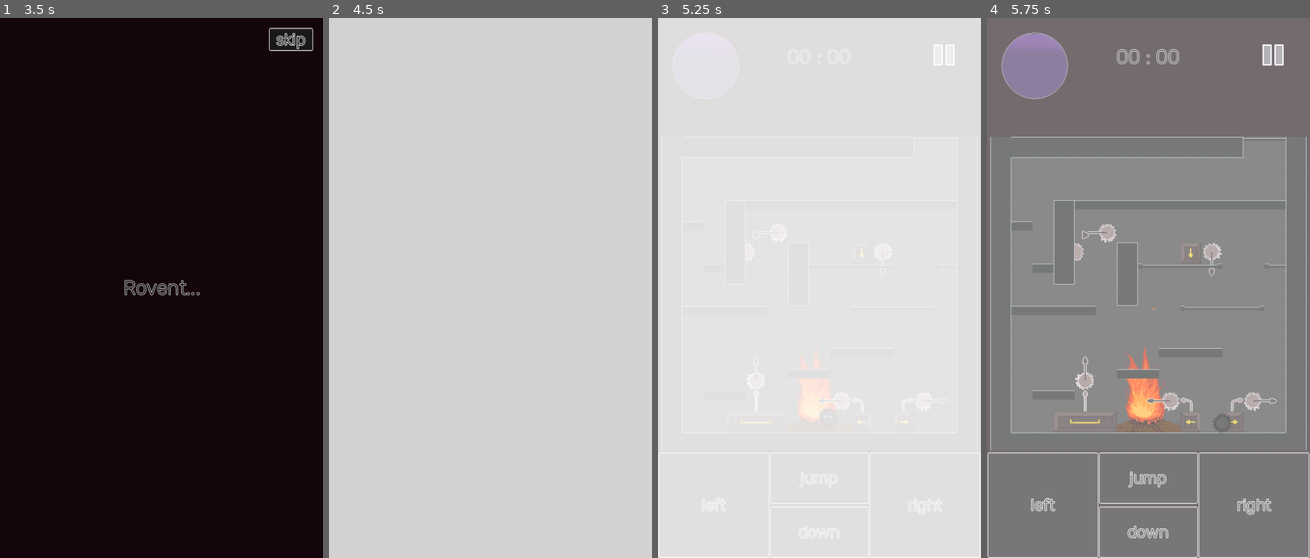
Above: before the commit, frames 1-4 (left to right).
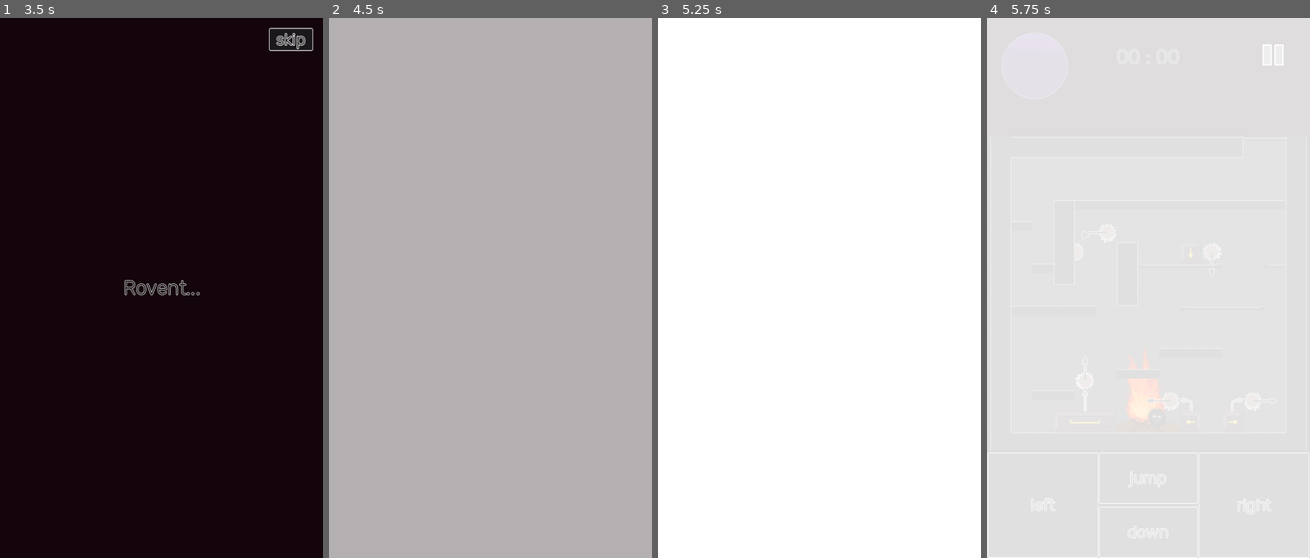
Above: after the commit, the same moments.

Repository: Arctia/42-GameJam
Game: Godot game, scene res://src/UI/title_screen.tscn
The game is run twice, just before and just after one commit, with the same random seed, the same clock (stepped at 60 frames per second) and the same inputs. Sound files missing from this copy of the repository are replaced by a short silence.
Inputs:
- Up to frame 1 (3.5 s): click "PLAY" at 0.5 s; click "PLAY" at 1.25 s; click "HARD" at 2 s; click "SOOT" at 2.75 s
- Up to frame 2 (4.5 s): click "skip" at 3.5 s; click "skip" at 4.25 s
- Up to frame 3 (5.25 s): hold Right (move_right) from 5.03 s (still down); hold Space (jump) from 5.03 s (still down)
- Up to frame 4 (5.75 s): keep holding Right (move_right); keep holding Space (jump)

Frame 1 is identical in both runs. In frame 2, 100% of the frame differs, in the area x 0-100%, y 0-100%; in frame 3, 96%; in frame 4, 100%.

Commit message:
add different sounds

Diff:
--- a/src/UI/game_screen.tscn
+++ b/src/UI/game_screen.tscn
@@ -14,8 +14,8 @@
 [ext_resource type="Texture2D" uid="uid://dbmtvgv474vfq" path="res://assets/ember.png" id="8_f4mpb"]
 [ext_resource type="AudioStream" uid="uid://c16xbob7alcxk" path="res://Music/Death.mp3" id="8_ie1cu"]
 [ext_resource type="AudioStream" uid="uid://ccrl6qp1pi7bs" path="res://Music/Fire.mp3" id="9_lhfu7"]
-[ext_resource type="AudioStream" uid="uid://cp7ljwi2ecwbv" path="res://Music/jump.mp3" id="10_phgi5"]
-[ext_resource type="AudioStream" uid="uid://clc75kma44rr0" path="res://Music/Spine.mp3" id="11_52opm"]
+[ext_resource type="AudioStream" uid="uid://4vbdioniftte" path="res://sounds/sfx/jump.wav" id="13_vr5ji"]
+[ext_resource type="AudioStream" uid="uid://dhqcecgpou4oe" path="res://sounds/sfx/hurt.wav" id="14_8mjyg"]
 
 [sub_resource type="Animation" id="Animation_fw3uj"]
 length = 0.001
@@ -554,10 +554,11 @@
 autoplay = true
 
 [node name="jump" type="AudioStreamPlayer" parent="Node"]
-stream = ExtResource("10_phgi5")
+stream = ExtResource("13_vr5ji")
 
 [node name="spine" type="AudioStreamPlayer" parent="Node"]
-stream = ExtResource("11_52opm")
+stream = ExtResource("14_8mjyg")
+volume_db = -4.654
 
 [node name="DialogueControl" parent="." instance=ExtResource("5_e182c")]
 process_mode = 3
--- a/src/UI/prologue.tscn
+++ b/src/UI/prologue.tscn
@@ -1,8 +1,9 @@
-[gd_scene load_steps=7 format=3 uid="uid://ch4k1a78wknv8"]
+[gd_scene load_steps=8 format=3 uid="uid://ch4k1a78wknv8"]
 
 [ext_resource type="Theme" uid="uid://csi604a0328au" path="res://src/theme.tres" id="1_gdg6s"]
 [ext_resource type="Script" path="res://src/UI/prologue.gd" id="2_upwte"]
 [ext_resource type="PackedScene" uid="uid://cxg4t871uddd" path="res://src/UI/dialogue_control.tscn" id="3_fba10"]
+[ext_resource type="AudioStream" uid="uid://dqpjm7rj2wto5" path="res://sounds/sfx/wind.wav" id="4_jo416"]
 
 [sub_resource type="Animation" id="Animation_bmg7n"]
 length = 0.001
@@ -30,10 +31,34 @@
 "update": 1,
 "values": [false]
 }
+tracks/2/type = "value"
+tracks/2/imported = false
+tracks/2/enabled = true
+tracks/2/path = NodePath("AudioStreamPlayer:playing")
+tracks/2/interp = 1
+tracks/2/loop_wrap = true
+tracks/2/keys = {
+"times": PackedFloat32Array(0),
+"transitions": PackedFloat32Array(1),
+"update": 1,
+"values": [false]
+}
+tracks/3/type = "value"
+tracks/3/imported = false
+tracks/3/enabled = true
+tracks/3/path = NodePath("AudioStreamPlayer:volume_db")
+tracks/3/interp = 1
+tracks/3/loop_wrap = true
+tracks/3/keys = {
+"times": PackedFloat32Array(0),
+"transitions": PackedFloat32Array(1),
+"update": 0,
+"values": [-14.054]
+}
 
 [sub_resource type="Animation" id="Animation_b1aw6"]
 resource_name = "flashing"
-length = 1.5
+length = 2.0
 tracks/0/type = "value"
 tracks/0/imported = false
 tracks/0/enabled = true
@@ -41,7 +66,7 @@
 tracks/0/interp = 1
 tracks/0/loop_wrap = true
 tracks/0/keys = {
-"times": PackedFloat32Array(0, 0.1, 1.1, 1.5),
+"times": PackedFloat32Array(0, 0.1, 1.3, 1.9),
 "transitions": PackedFloat32Array(1, 1, 2.46229, 1),
 "update": 0,
 "values": [Color(0, 0, 0, 0), Color(0.0784314, 0.0156863, 0.0470588, 1), Color(1, 1, 1, 1), Color(1, 1, 1, 1)]
@@ -57,6 +82,30 @@
 "transitions": PackedFloat32Array(1),
 "update": 1,
 "values": [true]
+}
+tracks/2/type = "value"
+tracks/2/imported = false
+tracks/2/enabled = true
+tracks/2/path = NodePath("AudioStreamPlayer:playing")
+tracks/2/interp = 1
+tracks/2/loop_wrap = true
+tracks/2/keys = {
+"times": PackedFloat32Array(0.1),
+"transitions": PackedFloat32Array(1),
+"update": 1,
+"values": [true]
+}
+tracks/3/type = "value"
+tracks/3/imported = false
+tracks/3/enabled = true
+tracks/3/path = NodePath("AudioStreamPlayer:volume_db")
+tracks/3/interp = 1
+tracks/3/loop_wrap = true
+tracks/3/keys = {
+"times": PackedFloat32Array(0, 2),
+"transitions": PackedFloat32Array(1, 1),
+"update": 0,
+"values": [-14.054, -5.0]
 }
 
 [sub_resource type="AnimationLibrary" id="AnimationLibrary_2rp0q"]
@@ -129,6 +178,10 @@
 "": SubResource("AnimationLibrary_2rp0q")
 }
 
+[node name="AudioStreamPlayer" type="AudioStreamPlayer" parent="."]
+stream = ExtResource("4_jo416")
+volume_db = -14.054
+
 [connection signal="reach_the_end" from="DialogueControl" to="." method="_on_dialogue_control_reach_the_end"]
 [connection signal="pressed" from="btn_forward" to="." method="_on_btn_forward_pressed"]
 [connection signal="pressed" from="btn_skip" to="." method="_on_btn_skip_pressed"]
--- a/src/entities/ash.tscn
+++ b/src/entities/ash.tscn
@@ -10,7 +10,7 @@
 [ext_resource type="Texture2D" uid="uid://bsqsl2llvwpgi" path="res://assets/ash/Eyes8.png" id="7_qud52"]
 [ext_resource type="Texture2D" uid="uid://cmhr01bcbabkq" path="res://assets/ash/Eyes7.png" id="8_eo4f3"]
 [ext_resource type="Texture2D" uid="uid://ch657p2so1abw" path="res://assets/ash/Eyes9.png" id="9_glixh"]
-[ext_resource type="AudioStream" uid="uid://cp7ljwi2ecwbv" path="res://Music/jump.mp3" id="10_kqam5"]
+[ext_resource type="AudioStream" uid="uid://4vbdioniftte" path="res://sounds/sfx/jump.wav" id="11_q88ul"]
 
 [sub_resource type="FastNoiseLite" id="FastNoiseLite_3u4q0"]
 frequency = 0.009
@@ -66,6 +66,22 @@
 "values": [ExtResource("7_qud52"), ExtResource("8_eo4f3"), ExtResource("7_qud52"), ExtResource("9_glixh"), ExtResource("7_qud52")]
 }
 
+[sub_resource type="Animation" id="Animation_pdwp0"]
+resource_name = "LookAtMe"
+length = 0.4
+tracks/0/type = "value"
+tracks/0/imported = false
+tracks/0/enabled = true
+tracks/0/path = NodePath("Eyes:texture")
+tracks/0/interp = 1
+tracks/0/loop_wrap = true
+tracks/0/keys = {
+"times": PackedFloat32Array(0, 0.3),
+"transitions": PackedFloat32Array(1, 1),
+"update": 1,
+"values": [ExtResource("7_qud52"), ExtResource("7_qud52")]
+}
+
 [sub_resource type="Animation" id="Animation_wgtd8"]
 resource_name = "Open_Eyes"
 length = 0.4
@@ -95,22 +111,6 @@
 "transitions": PackedFloat32Array(1),
 "update": 1,
 "values": [ExtResource("4_6dmeg")]
-}
-
-[sub_resource type="Animation" id="Animation_pdwp0"]
-resource_name = "LookAtMe"
-length = 0.4
-tracks/0/type = "value"
-tracks/0/imported = false
-tracks/0/enabled = true
-tracks/0/path = NodePath("Eyes:texture")
-tracks/0/interp = 1
-tracks/0/loop_wrap = true
-tracks/0/keys = {
-"times": PackedFloat32Array(0, 0.3),
-"transitions": PackedFloat32Array(1, 1),
-"update": 1,
-"values": [ExtResource("7_qud52"), ExtResource("7_qud52")]
 }
 
 [sub_resource type="AnimationLibrary" id="AnimationLibrary_rm0wr"]
@@ -231,8 +231,8 @@
 wait_time = 0.5
 
 [node name="JumpSFX" type="AudioStreamPlayer" parent="."]
-stream = ExtResource("10_kqam5")
-volume_db = -18.0
+stream = ExtResource("11_q88ul")
+volume_db = -8.751
 
 [connection signal="timeout" from="Timer" to="." method="_on_timer_timeout"]
 [connection signal="body_entered" from="FloorChecker" to="." method="_on_floor_checker_body_entered"]
--- a/src/global.gd
+++ /dev/null
@@ -1 +0,0 @@
-extends Node
Not shown, added: sounds/sfx/hurt.wav.import
Not shown, added: sounds/sfx/jump.wav.import
Not shown, added: sounds/sfx/nextLevel.wav.import
Not shown, added: sounds/sfx/wind.wav.import
Not shown, added: sounds/sfx/hurt.wav
Not shown, added: sounds/sfx/jump.wav
Not shown, added: sounds/sfx/nextLevel.wav
Not shown, added: sounds/sfx/wind.wav
